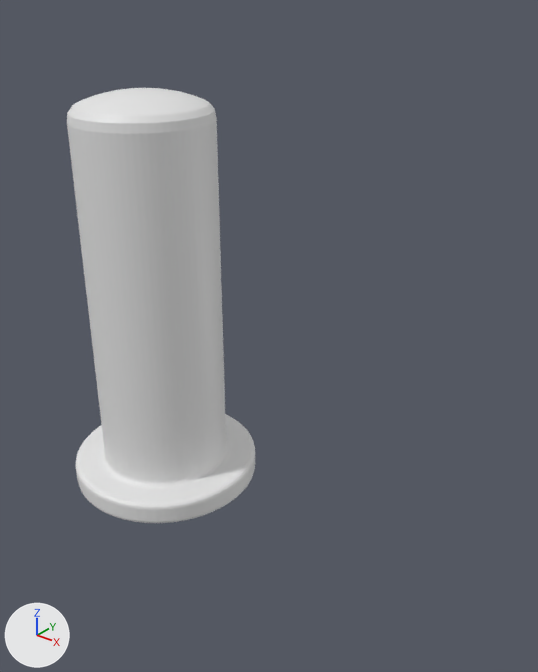
The Blender file 3Dfiles/bootresetbutton.blend as it was, and as the next commit left it.
Rendered twice from a 50 mm lens placed at (10.56, -9.51, 6.86), pointed at (2.91, 0.06, 0.93). Arrows for +X, +Y and +Z are at lower left; the lights stay in place. The older version comes first.
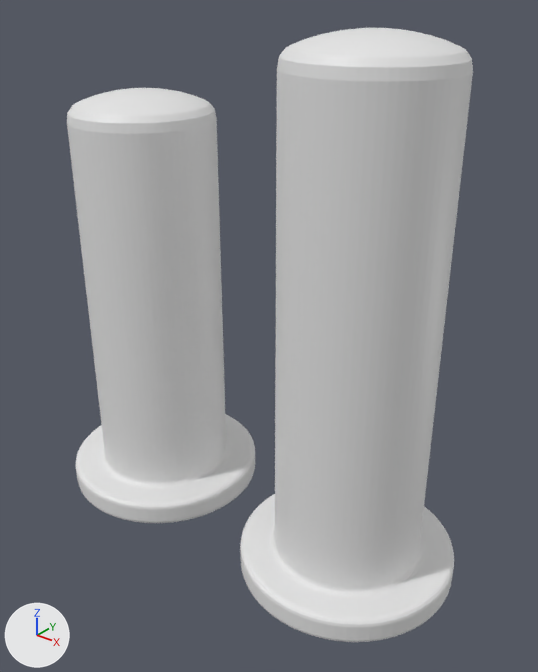
The edits, one by one:
Mesh me_cylinder_002 is new.
It has 1280 vertices, 1218 faces and spans x -2.0..2.0, y -2.0..2.0, z -3.25..6.2.
Object 'Cylinder.002' (ob_cylinder_002) is new; it shows me_cylinder_002.
Its location is (4.82, 0.0, 0.0).
It gains a BEVEL modifier named 'Bevel'.
Modifier setting: segments = 3.

What differs and where, as boxes [x1, y1, x2, y2] in the pictures (538 x 672 px):
'Cylinder.002', added: after [240, 28, 473, 642]
